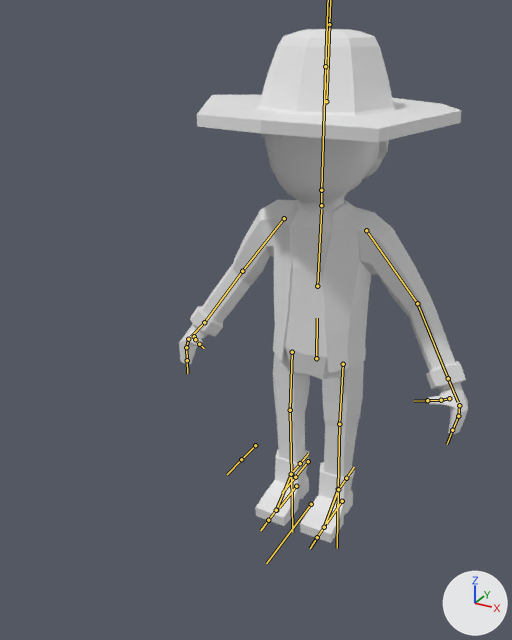
Renders of the FBX model OutofLight/Assets/Graphics/PlayerCharacter/Dave.fbx from each side of a commit.
Rendered twice from a 50 mm lens placed at (0.797, -1.842, 1.565), pointed at (-0.041, -0.318, 0.803). Every picture has the same lights, and +X, +Y and +Z are marked at lower right. The bones that bend it are drawn over the model as lines.

The first picture shows 'Character'.
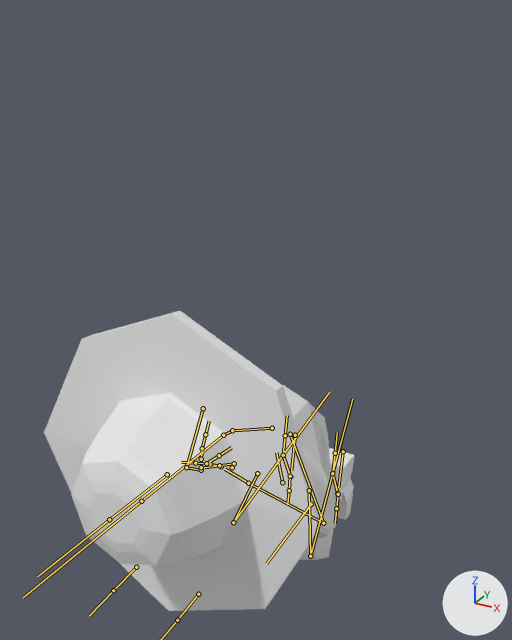
The newer file adds an action. The first version stands in its rest pose; the second is drawn at frame 70 of the action 'Armature|Death1'.

What changed in the scene script:
```text
Change bone_hat:
    where bone_hat = bpy.data.objects['Armature'].pose.bones['Hat']
    bone_hat.location: (0.0, 0.0, 0.0) -> (0.01, -7.03, 8.01)
    bone_hat.rotation_quaternion: (1.0, 0.0, 0.0, 0.0) -> (0.734, 0.679, 0.0, 0.0)  # degrees (0, 0, 0) -> degrees (85, 0, 0)
Change bone_torso:
    where bone_torso = bpy.data.objects['Armature'].pose.bones['Torso']  # child of 'Root'
    bone_torso.location: (0.0, 0.0, 0.0) -> (-0.02, -3.06, -2.52)
    bone_torso.rotation_quaternion: (1.0, 0.0, 0.0, 0.0) -> (0.993, -0.118, 0.001, 0.0)  # degrees (0, 0, 0) -> degrees (-14, 0, 0)
Change bone_chest:
    where bone_chest = bpy.data.objects['Armature'].pose.bones['Chest']  # child of 'Torso'
    bone_chest.rotation_quaternion: (1.0, 0.0, 0.0, 0.0) -> (0.901, 0.434, -0.001, 0.0)  # degrees (0, 0, 0) -> degrees (51, 0, 0)
Change bone_head:
    where bone_head = bpy.data.objects['Armature'].pose.bones['Head']  # child of 'Neck'
    bone_head.rotation_quaternion: (1.0, 0.0, 0.0, 0.0) -> (0.984, -0.177, 0.0, 0.0)  # degrees (0, 0, 0) -> degrees (-20, 0, 0)
Change bone_upper_arm_l:
    where bone_upper_arm_l = bpy.data.objects['Armature'].pose.bones['Upper Arm.L']  # child of 'Chest'
    bone_upper_arm_l.rotation_quaternion: (1.0, 0.0, 0.0, 0.0) -> (0.654, 0.322, 0.547, -0.411)  # degrees (0, 0, 0) -> degrees (-8, 79, -71)
Change bone_lower_arm_l:
    where bone_lower_arm_l = bpy.data.objects['Armature'].pose.bones['Lower Arm.L']  # child of 'Upper Arm.L'
    bone_lower_arm_l.rotation_quaternion: (1.0, 0.0, 0.0, 0.0) -> (0.353, 0.908, 0.069, -0.215)  # degrees (0, 0, 0) -> degrees (137, 26, -2)
Change bone_hand_l:
    where bone_hand_l = bpy.data.objects['Armature'].pose.bones['Hand.L']  # child of 'Lower Arm.L'
    bone_hand_l.rotation_quaternion: (1.0, 0.0, 0.0, 0.0) -> (0.994, -0.104, -0.012, -0.013)  # degrees (0, 0, 0) -> degrees (-12, -1, -1)
Change bone_thumb02_l:
    where bone_thumb02_l = bpy.data.objects['Armature'].pose.bones['Thumb02.L']  # child of 'Thumb01.L'
    bone_thumb02_l.rotation_quaternion: (1.0, 0.0, 0.0, 0.0) -> (0.61, -0.616, -0.356, 0.35)  # degrees (0, 0, 0) -> degrees (-91, 0, 60)
Change bone_upper_arm_r:
    where bone_upper_arm_r = bpy.data.objects['Armature'].pose.bones['Upper Arm.R']  # child of 'Chest'
    bone_upper_arm_r.rotation_quaternion: (1.0, 0.0, 0.0, 0.0) -> (0.851, -0.195, 0.197, 0.446)  # degrees (0, 0, 0) -> degrees (-10, 31, 52)
Change bone_lower_arm_r:
    where bone_lower_arm_r = bpy.data.objects['Armature'].pose.bones['Lower Arm.R']  # child of 'Upper Arm.R'
    bone_lower_arm_r.rotation_quaternion: (1.0, 0.0, 0.0, 0.0) -> (0.472, -0.235, 0.03, 0.849)  # degrees (0, 0, 0) -> degrees (-11, 25, 119)
Change bone_upper_leg_l:
    where bone_upper_leg_l = bpy.data.objects['Armature'].pose.bones['Upper Leg.L']  # child of 'Torso'
    bone_upper_leg_l.rotation_quaternion: (1.0, 0.0, 0.0, 0.0) -> (0.977, 0.201, -0.005, 0.072)  # degrees (0, 0, 0) -> degrees (23, -2, 8)
Change bone_lower_leg_l:
    where bone_lower_leg_l = bpy.data.objects['Armature'].pose.bones['Lower Leg.L']  # child of 'Upper Leg.L'
    bone_lower_leg_l.rotation_quaternion: (1.0, 0.0, 0.0, 0.0) -> (0.418, 0.909, -0.005, 0.003)  # degrees (0, 0, 0) -> degrees (131, 0, 0)
Change bone_upper_leg_r:
    where bone_upper_leg_r = bpy.data.objects['Armature'].pose.bones['Upper Leg.R']  # child of 'Torso'
    bone_upper_leg_r.rotation_quaternion: (1.0, 0.0, 0.0, 0.0) -> (0.969, 0.176, 0.039, -0.17)  # degrees (0, 0, 0) -> degrees (19, 8, -19)
Change bone_lower_leg_r:
    where bone_lower_leg_r = bpy.data.objects['Armature'].pose.bones['Lower Leg.R']  # child of 'Upper Leg.R'
    bone_lower_leg_r.rotation_quaternion: (1.0, 0.0, 0.0, 0.0) -> (0.419, 0.908, 0.0, 0.0)  # degrees (0, 0, 0) -> degrees (130, 0, 0)
Change bone_leg_control_l:
    where bone_leg_control_l = bpy.data.objects['Armature'].pose.bones['Leg Control.L']  # child of 'Root'
    bone_leg_control_l.location: (0.0, 0.0, 0.0) -> (-0.03, 0.28, 2.22)
    bone_leg_control_l.rotation_quaternion: (1.0, 0.0, 0.0, 0.0) -> (0.757, -0.653, 0.0, 0.0)  # degrees (0, 0, 0) -> degrees (-82, 0, 0)
Change bone_leg_control_r:
    where bone_leg_control_r = bpy.data.objects['Armature'].pose.bones['Leg Control.R']  # child of 'Root'
    bone_leg_control_r.location: (0.0, 0.0, 0.0) -> (0.0, 0.26, 2.3)
    bone_leg_control_r.rotation_quaternion: (1.0, 0.0, 0.0, 0.0) -> (0.761, -0.649, 0.0, 0.0)  # degrees (0, 0, 0) -> degrees (-81, 0, 0)
```

Changed parts and their boxes (x1, y1, x2, y2) in the pictures (512 x 640 px):
'Character', posed (7% wider, 42% shorter)
    before: (179, 29, 468, 543)
    after: (44, 311, 354, 611)
bone 'Hat', root to tip
    before: (326, 101) to (329, 24)
    after: (167, 474) to (109, 519)
bone 'Torso', root to tip
    before: (316, 358) to (317, 318)
    after: (282, 482) to (276, 452)
bone 'Chest', root to tip
    before: (317, 286) to (321, 209)
    after: (272, 428) to (234, 430)
bone 'Head', root to tip
    before: (321, 190) to (325, 66)
    after: (223, 435) to (141, 501)
bone 'Upper Arm.L', root to tip
    before: (366, 230) to (417, 303)
    after: (290, 434) to (323, 523)
bone 'Lower Arm.L', root to tip
    before: (417, 303) to (448, 378)
    after: (323, 523) to (248, 483)
bone 'Hand.L', root to tip
    before: (448, 378) to (458, 402)
    after: (248, 483) to (225, 469)
bone 'Thumb02.L', root to tip
    before: (441, 400) to (427, 400)
    after: (234, 463) to (219, 465)
bone 'Upper Arm.R', root to tip
    before: (284, 218) to (242, 271)
    after: (203, 408) to (186, 467)
bone 'Lower Arm.R', root to tip
    before: (242, 271) to (204, 322)
    after: (186, 467) to (201, 470)
bone 'Upper Leg.L', root to tip
    before: (343, 364) to (339, 424)
    after: (309, 490) to (310, 556)
bone 'Lower Leg.L', root to tip
    before: (339, 424) to (338, 489)
    after: (310, 556) to (332, 473)
bone 'Upper Leg.R', root to tip
    before: (292, 352) to (290, 410)
    after: (257, 473) to (233, 522)
bone 'Lower Leg.R', root to tip
    before: (290, 410) to (291, 474)
    after: (233, 522) to (283, 455)
bone 'Leg Control.L', root to tip
    before: (342, 501) to (326, 523)
    after: (343, 451) to (338, 487)
bone 'Leg Control.R', root to tip
    before: (296, 486) to (279, 507)
    after: (295, 435) to (291, 470)
